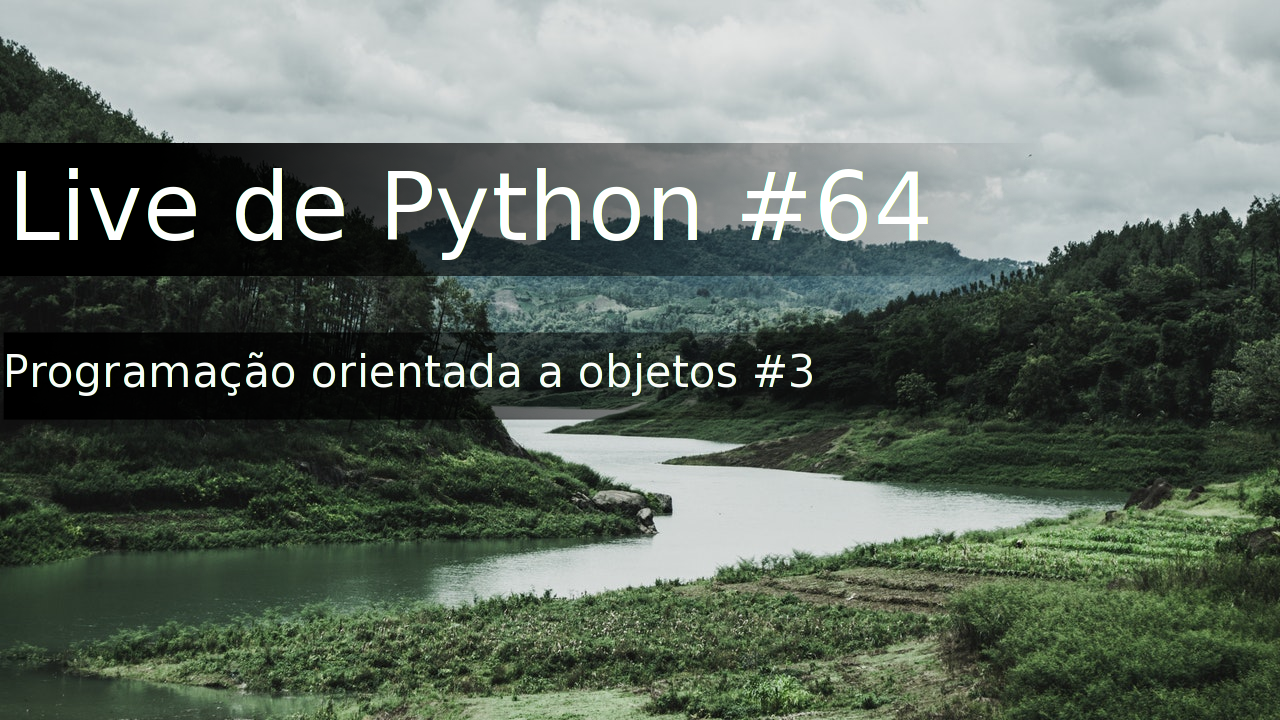
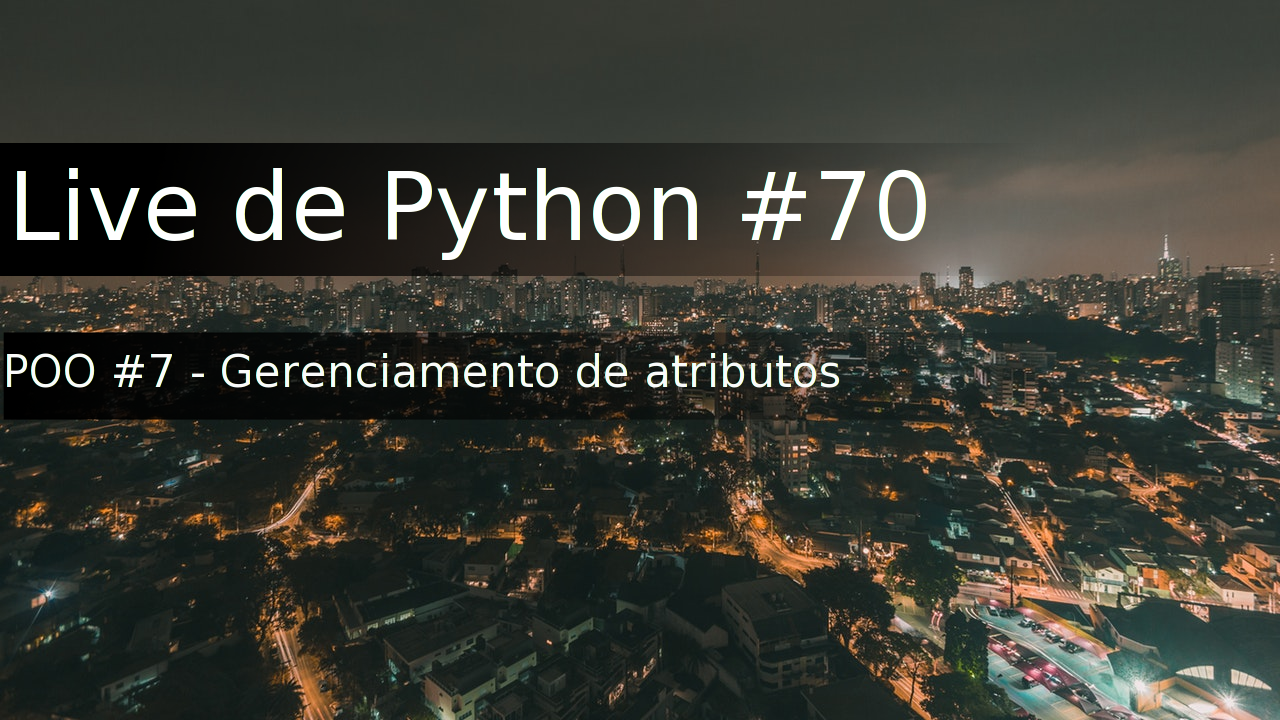
Two versions of the same layered image (1280 x 720). Layer-by-layer changes:
renamed "Programação orientada a objeto..." to "POO #7 - Gerenciamento de atri...", painted on it over bbox(30, 352, 840, 396)
renamed "Live de Python #64" to "Live de Python #70", painted on it over bbox(163, 168, 928, 260)
renamed "pexels-photo-1034887.jpeg" to "pexels-photo-1482778.jpeg", painted on it over bbox(0, 0, 1280, 720)
